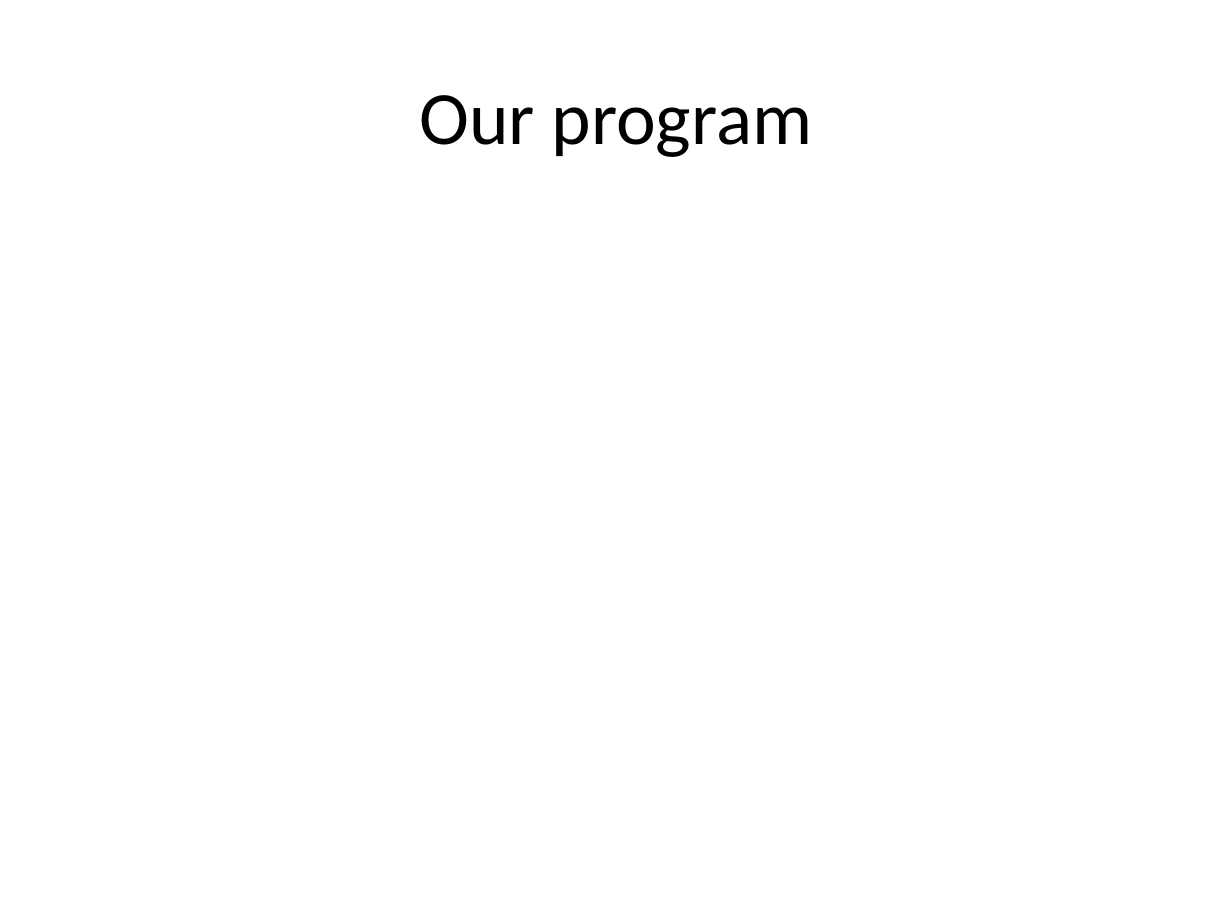
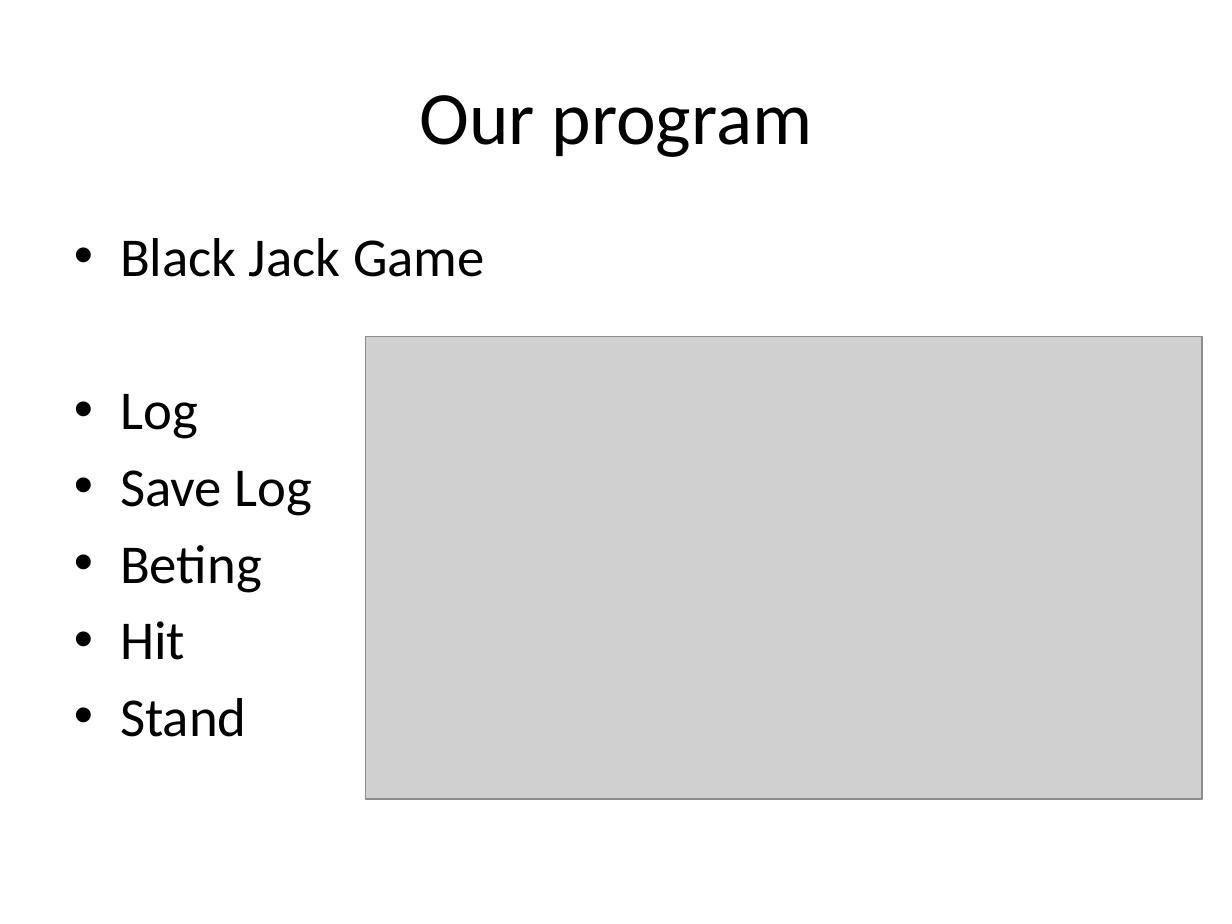
Before and after one commit to isurup/kalle-martin-group, a slide deck: slide 8 of OOPExam/03 Arrays and Collections.pptx. Drawn at 1232x924 pixels with LibreOffice and Linux fonts; fonts in the diff are those of the drawing; grey boxes stand for pictures. Boxes give left, top, right and bottom in pixels: in the first picture for what was removed or moved away, otherwise in the second. Text is boxed around its words. In the diff, an @@ line names an element or a change of style, - is before the commit and + after.

```diff
--- a/OOPExam/03 Arrays and Collections.pptx
+++ b/OOPExam/03 Arrays and Collections.pptx
@@ text added at [120, 238, 485, 737], 32 pt, text #000000 @@
+• Black Jack Game
+• Log
+• Save Log
+• Beting
+• Hit
+• Stand
@@ picture added at [366, 336, 1202, 798] @@
```
Also in this commit, not shown: 2 other slides changed, 1 other file.
